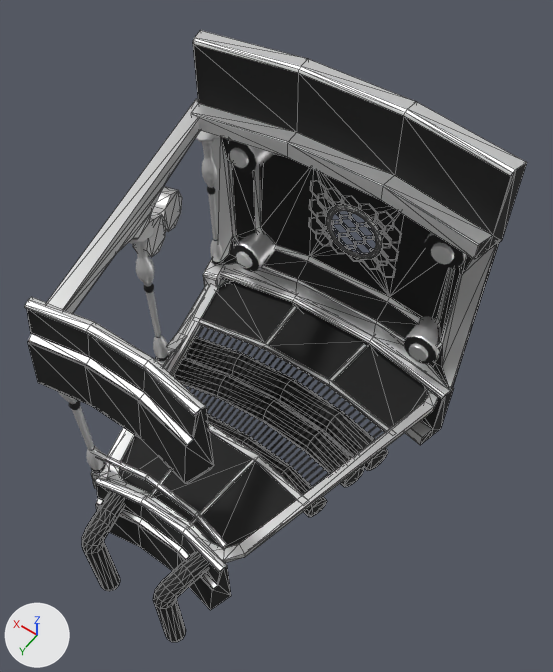
Renders of the glTF model maps/lattice/models/floor_piece_alternate.glb from each side of a commit.
Both versions are drawn from a 50 mm lens placed at (-13.4, -5.3, 34.0), pointed at (-0.5, -23.3, 5.7). Every picture has the same lights, and +X, +Y and +Z are marked at lower left. Mesh edges are drawn as thin lines on the coarser meshes. Where no turn or scale is listed for an object, it has been applied to the vertices.

Names of what the first picture shows: 'Base.002', 'Circle.003', 'Cylinders.001', 'Floor.002', 'Grill.001', 'InnerFloorWall.001', 'InnerFloorWall.002', 'OuterFloorWall.003', 'OuterFloorWall.004', 'OuterFloorWall.005', 'PillarBase.003', 'Pipe.003'.
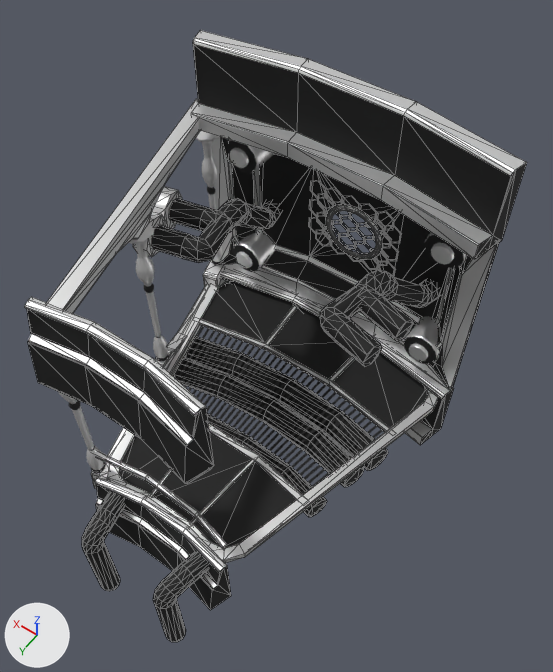
Changed parts and their boxes [x1, y1, x2, y2] in the pictures (553 x 672 px):
'Cylinder.007', added: after [320, 270, 441, 366]
'Cylinder.006', added: after [151, 198, 281, 263]

Diff of the bpy script that builds the scene:
```diff
--- a/maps/lattice/models/floor_piece_alternate.glb.py
+++ b/maps/lattice/models/floor_piece_alternate.glb.py
@@ me_cylinder_038 @@
+me_cylinder_038.from_pydata(...)  # 138 vertices, 262 faces; spans x -3.16..1.13, y -7.65..3.19, z -5.39..0.7
+me_cylinder_038.materials.append(mat_mat_boiler)  # black #272727
@@ ob_cylinder_007 @@
+ob_cylinder_007 = bpy.data.objects.new('Cylinder.007', me_cylinder_038)
+ob_cylinder_007.location = (-5.44, -24.62, 9.08)
+ob_cylinder_007.rotation_euler = (3.142, 0.0, 0.0)  # degrees (180, 0, 0)
+ob_cylinder_007.scale = (-0.817, -0.817, -0.817)
@@ ob_cylinder_006 @@
+ob_cylinder_006 = bpy.data.objects.new('Cylinder.006', me_cylinder_038)
+ob_cylinder_006.location = (5.44, -24.62, 9.08)
+ob_cylinder_006.scale = (0.817, 0.817, 0.817)
```
